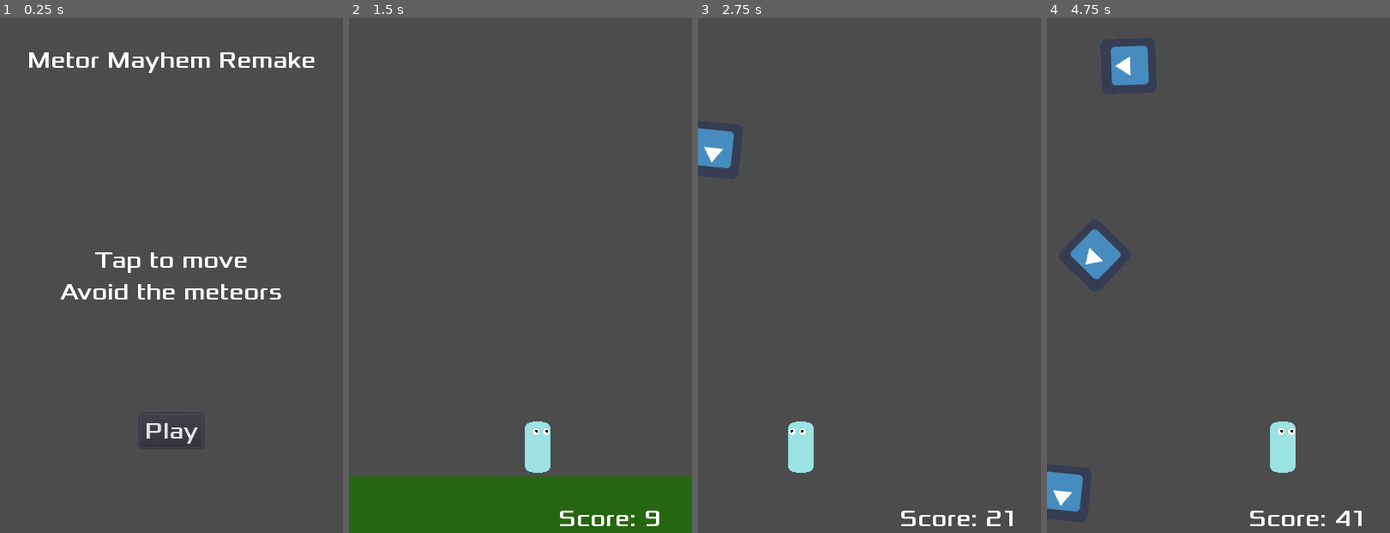
Above: before the commit, frames 1-4 (left to right).
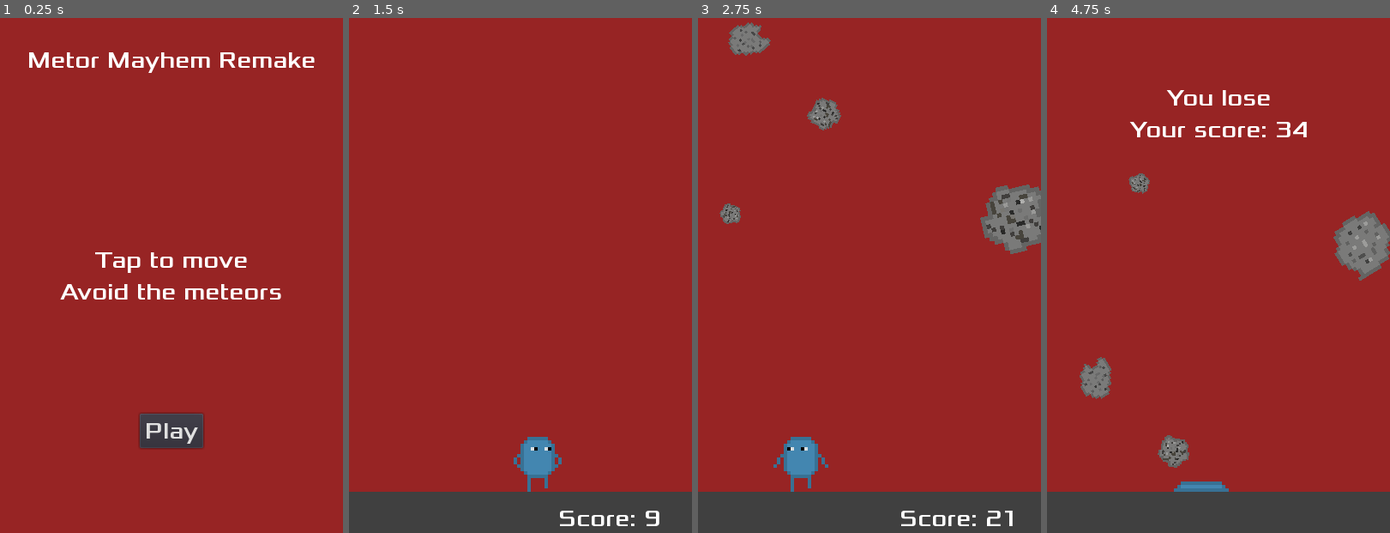
Above: after the commit, the same moments.

Repository: ThatCoolCoder/godot-learning
Game: Godot game, scene res://scenes/TitleScreen.tscn
Two runs of this game, one before a commit and one after it. Both use one fixed random seed, a clock stepped at 60 frames per second and the inputs below. The engine's default icon, where the game draws it, is replaced by a stand-in: a white triangle on a blue panel in a dark square.
Inputs (mouse positions are in pixels of both pictures, inside the frame that each line leads up to):
- Up to frame 1 (0.25 s): no input
- Up to frame 2 (1.5 s): click "Play" at 0.5 s; move the mouse to (595, 249) at 1.27 s; click (595, 249) at 1.42 s
- Up to frame 3 (2.75 s): move the mouse to (800, 301) at 2.02 s; click (800, 301) at 2.17 s
- Up to frame 4 (4.75 s): move the mouse to (1252, 162) at 2.77 s; click (1252, 162) at 2.92 s; move the mouse to (1201, 378) at 3.52 s; click (1201, 378) at 3.67 s; move the mouse to (1321, 352) at 4.27 s; click (1321, 352) at 4.42 s

The runs differ from the first frame. In frame 1, 97% of the frame differs, in the area x 0-100%, y 0-100%; in frame 2, 100%; in frame 3, 91%; in frame 4, 92%.

Commit message:
add art and lots of stuff

Diff:
--- a/project.godot
+++ b/project.godot
@@ -17,6 +17,8 @@
 [display]
 
 window/size/width=400
+window/size/resizable=false
+window/stretch/aspect="keep"
 
 [physics]
 
--- /dev/null
+++ b/scenes/Background.tscn
@@ -0,0 +1,9 @@
+[gd_scene format=2]
+
+[node name="Background" type="ColorRect"]
+anchor_right = 1.0
+anchor_bottom = 1.0
+color = Color( 0.592157, 0.141176, 0.141176, 1 )
+__meta__ = {
+"_edit_use_anchors_": false
+}
--- a/scenes/Main.tscn
+++ b/scenes/Main.tscn
@@ -1,46 +1,50 @@
-[gd_scene load_steps=6 format=2]
+[gd_scene load_steps=7 format=2]
 
 [ext_resource path="res://scenes/Rock.tscn" type="PackedScene" id=1]
 [ext_resource path="res://scenes/Player.tscn" type="PackedScene" id=2]
 [ext_resource path="res://scripts/Main.gd" type="Script" id=3]
 [ext_resource path="res://scenes/HUD.tscn" type="PackedScene" id=4]
+[ext_resource path="res://scenes/Background.tscn" type="PackedScene" id=5]
 
 [sub_resource type="RectangleShape2D" id=1]
+extents = Vector2( 200, 25 )
 
 [node name="Main" type="Node"]
 script = ExtResource( 3 )
 Rock = ExtResource( 1 )
 
+[node name="Background" parent="." instance=ExtResource( 5 )]
+
 [node name="Player" parent="." instance=ExtResource( 2 )]
 
 [node name="StartPosition" type="Position2D" parent="."]
-position = Vector2( 200, 500 )
-
-[node name="RockTimer" type="Timer" parent="."]
+position = Vector2( 200, 520 )
 
 [node name="HUD" parent="." instance=ExtResource( 4 )]
 
 [node name="ScoreTimer" type="Timer" parent="."]
 wait_time = 0.1
 
-[node name="Floor" type="RigidBody2D" parent="." groups=[
+[node name="Floor" type="Area2D" parent="." groups=[
 "rock_killer",
 ]]
-mass = 0.102041
-gravity_scale = 0.0
+position = Vector2( 0, 552 )
+__meta__ = {
+"_edit_group_": true
+}
 
 [node name="CollisionShape2D" type="CollisionShape2D" parent="Floor"]
+position = Vector2( 198.318, 24.303 )
 shape = SubResource( 1 )
 
 [node name="ColorRect" type="ColorRect" parent="Floor"]
-margin_top = 534.0
 margin_right = 400.0
-margin_bottom = 600.0
-color = Color( 0.152941, 0.4, 0.0666667, 1 )
+margin_bottom = 50.0
+color = Color( 0.25098, 0.25098, 0.25098, 1 )
 __meta__ = {
 "_edit_use_anchors_": false
 }
 
 [connection signal="hit" from="Player" to="." method="game_over"]
-[connection signal="timeout" from="RockTimer" to="." method="_on_RockTimer_timeout"]
 [connection signal="timeout" from="ScoreTimer" to="." method="_on_ScoreTimer_timeout"]
+[connection signal="body_entered" from="Floor" to="." method="_on_Floor_body_entered"]
--- a/scenes/Player.tscn
+++ b/scenes/Player.tscn
@@ -1,38 +1,57 @@
-[gd_scene load_steps=6 format=2]
+[gd_scene load_steps=19 format=2]
 
 [ext_resource path="res://scripts/Player.gd" type="Script" id=1]
-[ext_resource path="res://art/left.png" type="Texture" id=2]
-[ext_resource path="res://art/right.png" type="Texture" id=3]
+[ext_resource path="res://art/player_left0001.png" type="Texture" id=2]
+[ext_resource path="res://art/player_left0000.png" type="Texture" id=3]
+[ext_resource path="res://art/player_still0000.png" type="Texture" id=4]
+[ext_resource path="res://art/player_still0001.png" type="Texture" id=5]
+[ext_resource path="res://art/player_right0001.png" type="Texture" id=6]
+[ext_resource path="res://art/player_right0000.png" type="Texture" id=7]
+[ext_resource path="res://art/player_die0002.png" type="Texture" id=8]
+[ext_resource path="res://art/player_die0001.png" type="Texture" id=9]
+[ext_resource path="res://art/player_die0003.png" type="Texture" id=10]
+[ext_resource path="res://art/player_die0000.png" type="Texture" id=11]
+[ext_resource path="res://art/player_die0004.png" type="Texture" id=12]
+[ext_resource path="res://art/player_die0007.png" type="Texture" id=13]
+[ext_resource path="res://art/player_die0006.png" type="Texture" id=14]
+[ext_resource path="res://art/player_die0005.png" type="Texture" id=15]
+[ext_resource path="res://art/player_die0008.png" type="Texture" id=16]
 
 [sub_resource type="SpriteFrames" id=1]
 animations = [ {
-"frames": [ ExtResource( 2 ) ],
+"frames": [ ExtResource( 3 ), ExtResource( 2 ) ],
 "loop": true,
 "name": "left",
-"speed": 5.0
+"speed": 6.0
 }, {
-"frames": [ ExtResource( 3 ) ],
+"frames": [ ExtResource( 7 ), ExtResource( 6 ) ],
 "loop": true,
 "name": "right",
-"speed": 5.0
+"speed": 6.0
 }, {
-"frames": [ ExtResource( 3 ) ],
+"frames": [ ExtResource( 4 ), ExtResource( 5 ) ],
 "loop": true,
 "name": "still",
-"speed": 5.0
+"speed": 4.0
+}, {
+"frames": [ ExtResource( 11 ), ExtResource( 9 ), ExtResource( 8 ), ExtResource( 10 ), ExtResource( 12 ), ExtResource( 15 ), ExtResource( 14 ), ExtResource( 13 ), ExtResource( 16 ) ],
+"loop": false,
+"name": "die",
+"speed": 20.0
 } ]
 
 [sub_resource type="CapsuleShape2D" id=2]
-radius = 15.1771
-height = 31.5152
+radius = 19.6046
+height = 24.6173
 
 [node name="Player" type="Area2D"]
 script = ExtResource( 1 )
 speed = 300
 
 [node name="AnimatedSprite" type="AnimatedSprite" parent="."]
+scale = Vector2( 4, 4 )
 frames = SubResource( 1 )
-animation = "still"
+animation = "die"
 
 [node name="CollisionShape2D" type="CollisionShape2D" parent="."]
 shape = SubResource( 2 )
--- a/scenes/Rock.tscn
+++ b/scenes/Rock.tscn
@@ -1,25 +1,43 @@
-[gd_scene load_steps=4 format=2]
+[gd_scene load_steps=7 format=2]
 
-[ext_resource path="res://icon.png" type="Texture" id=1]
+[ext_resource path="res://art/rock_fall_10000.png" type="Texture" id=1]
 [ext_resource path="res://scripts/Rock.gd" type="Script" id=2]
+[ext_resource path="res://art/rock_fall_20000.png" type="Texture" id=3]
+[ext_resource path="res://art/rock_fall_30000.png" type="Texture" id=4]
+
+[sub_resource type="SpriteFrames" id=2]
+animations = [ {
+"frames": [ ExtResource( 3 ) ],
+"loop": true,
+"name": "fall_2",
+"speed": 5.0
+}, {
+"frames": [ ExtResource( 1 ) ],
+"loop": true,
+"name": "fall_1",
+"speed": 5.0
+}, {
+"frames": [ ExtResource( 4 ) ],
+"loop": true,
+"name": "fall_3",
+"speed": 5.0
+} ]
 
 [sub_resource type="CircleShape2D" id=1]
-radius = 29.135
+radius = 7.37924
 
-[node name="Rock" type="RigidBody2D" groups=[
+[node name="Rock" type="KinematicBody2D" groups=[
 "rocks",
 ]]
-gravity_scale = 0.0
-sleeping = true
 script = ExtResource( 2 )
 
-[node name="Sprite" type="Sprite" parent="."]
-texture = ExtResource( 1 )
+[node name="AnimatedSprite" type="AnimatedSprite" parent="."]
+frames = SubResource( 2 )
+animation = "fall_3"
 
 [node name="CollisionShape2D" type="CollisionShape2D" parent="."]
 shape = SubResource( 1 )
 
 [node name="VisibilityNotifier2D" type="VisibilityNotifier2D" parent="."]
 
-[connection signal="body_entered" from="." to="." method="_on_Rock_body_entered"]
 [connection signal="screen_exited" from="VisibilityNotifier2D" to="." method="_on_VisibilityNotifier2D_screen_exited"]
--- a/scenes/TitleScreen.tscn
+++ b/scenes/TitleScreen.tscn
@@ -1,10 +1,13 @@
-[gd_scene load_steps=3 format=2]
+[gd_scene load_steps=4 format=2]
 
 [ext_resource path="res://scripts/TitleScreen.gd" type="Script" id=1]
 [ext_resource path="res://default_font.tres" type="DynamicFont" id=2]
+[ext_resource path="res://scenes/Background.tscn" type="PackedScene" id=3]
 
 [node name="TitleScreen" type="CanvasLayer"]
 script = ExtResource( 1 )
+
+[node name="Background" parent="." instance=ExtResource( 3 )]
 
 [node name="Title" type="Label" parent="."]
 anchor_left = 0.5
--- a/scripts/Main.gd
+++ b/scripts/Main.gd
@@ -1,10 +1,13 @@
 extends Node
 
-export (int) var min_rock_time = 1
-export (int) var max_rock_time = 2
-export (float) var starting_rock_speed = 200
-export (float) var rock_speed_increment = 5
+export (float) var rock_chance = 40
+export (float) var starting_rock_speed = 300
+export (float) var rock_speed_increment = 10
 var rock_speed
+export (float) var min_rock_scale = 1
+export (float) var max_rock_scale = 5
+export (float) var min_rock_rotation_speed = -PI / 2
+export (float) var max_rock_rotation_speed = PI / 2
 var score = 0
 const score_increment = 1
 
@@ -13,34 +16,36 @@
 func _ready():
 	new_game()
 
+func _process(delta):
+	var chance_multiplier =  starting_rock_speed / rock_speed
+	if $Player.alive and randf() < 1 / (rock_chance * chance_multiplier):
+		create_rock()
+
+	rock_speed += rock_speed_increment * delta
+	get_tree().set_group('rocks', 'speed', rock_speed)
+
 func new_game():
 	score = 0
 	rock_speed = starting_rock_speed
 	$Player.reset($StartPosition.position)
-	$RockTimer.wait_time = rand_range(min_rock_time, max_rock_time)
-	$RockTimer.start()
 	$ScoreTimer.start()
 	$HUD/ScoreLabel.show()
 
-func _on_RockTimer_timeout():
+func create_rock():
 	# Create a Mob instance and add it to the scene.
 	var rock = Rock.instance()
 	add_child(rock)
 
-	# Set the mob's position to a random location.
 	rock.position.x = randi() % 400
+	rock.rotation = rand_range(0, TAU)
+	rock.rotation_speed = rand_range(min_rock_rotation_speed, max_rock_rotation_speed)
+	var scale = rand_range(min_rock_scale, max_rock_scale)
+	rock.scale.x = scale
+	rock.scale.y = scale
 
-	rock.rotation = rand_range(0, TAU)
-
-	# Set the velocity (speed & direction).
 	rock.speed = rock_speed
-	rock_speed += rock_speed_increment
-	$RockTimer.wait_time = rand_range(min_rock_time, max_rock_time)
-	$RockTimer.wait_time *= starting_rock_speed / rock_speed
 
 func game_over():
-	$Player.freeze()
-	$RockTimer.stop()
 	$ScoreTimer.stop()
 	$HUD/ScoreLabel.hide()
 	get_tree().call_group('rocks', 'freeze')
@@ -56,3 +61,6 @@
 func _on_ScoreTimer_timeout():
 	score += score_increment * (rock_speed / starting_rock_speed)
 	$HUD.display_score(score)
+
+func _on_Floor_body_entered(body):
+	body.queue_free()
--- a/scripts/Player.gd
+++ b/scripts/Player.gd
@@ -6,10 +6,9 @@
 
 var target_x = 0
 var screen_size
-var frozen = false
+var alive = true
 
 func _ready():
-	unfreeze()
 	screen_size = get_viewport_rect().size
 
 func reset(_position: Vector2):
@@ -17,9 +16,10 @@
 	position = Vector2(_position.x, _position.y)
 	$CollisionShape2D.set_deferred('disabled', false)
 	$AnimatedSprite.animation = 'left'
+	alive = true
 
 func _process(delta):
-	if frozen:
+	if not alive:
 		return
 
 	if Input.is_mouse_button_pressed(1):
@@ -32,25 +32,23 @@
 		 position.x += delta * speed * sign(position_difference)
 	position.x = constrain_value(position.x, 0, screen_size.x)
 
+	var previous_animation = $AnimatedSprite.animation
 	if position_difference < 0:
 		$AnimatedSprite.animation = 'left'
 	elif position_difference > 0:
 		$AnimatedSprite.animation = 'right'
 	else:
-		pass
-		# Don't have still animation yet, so just leave it on previous animation
-		#$AnimatedSprite.animation = 'still'
+		$AnimatedSprite.animation = 'still'
+
+	if $AnimatedSprite.animation != previous_animation:
+		$AnimatedSprite.play()
 
 func _on_Player_body_entered(body):
 	emit_signal('hit')
+	alive = false
 	$CollisionShape2D.set_deferred('disabled', true)
-	# $AnimatedSprite.animation = 'die'
-
-func freeze():
-	frozen = true
-
-func unfreeze():
-	frozen = false
+	$AnimatedSprite.animation = 'die'
+	$AnimatedSprite.play()
 
 func constrain_value(value, min_value, max_value):
 	return min(max_value, max(min_value, value))
--- a/scripts/Rock.gd
+++ b/scripts/Rock.gd
@@ -1,11 +1,19 @@
 extends Node2D
 
 export (float) var speed = 0
-var frozen = false
+export (float) var rotation_speed = 0
+export (bool) var frozen = false
+
+func _ready():
+	var animations = ['fall_1', 'fall_2', 'fall_3']
+	var animation = animations[randi() % len(animations)]
+	$AnimatedSprite.animation = animation
+	$AnimatedSprite.play()
 
 func _process(delta):
 	if not frozen:
 		position.y += speed * delta
+		rotation += rotation_speed * delta
 
 func _on_VisibilityNotifier2D_screen_exited():
 	queue_free()
Binary file removed: art/left.png
Binary file added: art/player_die0000.png
Not shown, added: art/player_die0000.png.import
Binary file added: art/player_die0001.png
Not shown, added: art/player_die0001.png.import
Binary file added: art/player_die0002.png
Not shown, added: art/player_die0002.png.import
Binary file added: art/player_die0003.png
Not shown, added: art/player_die0003.png.import
Binary file added: art/player_die0004.png
Not shown, changed: art/player_die0004.png.import
Binary file added: art/player_die0005.png
(and 36 more such lines)
